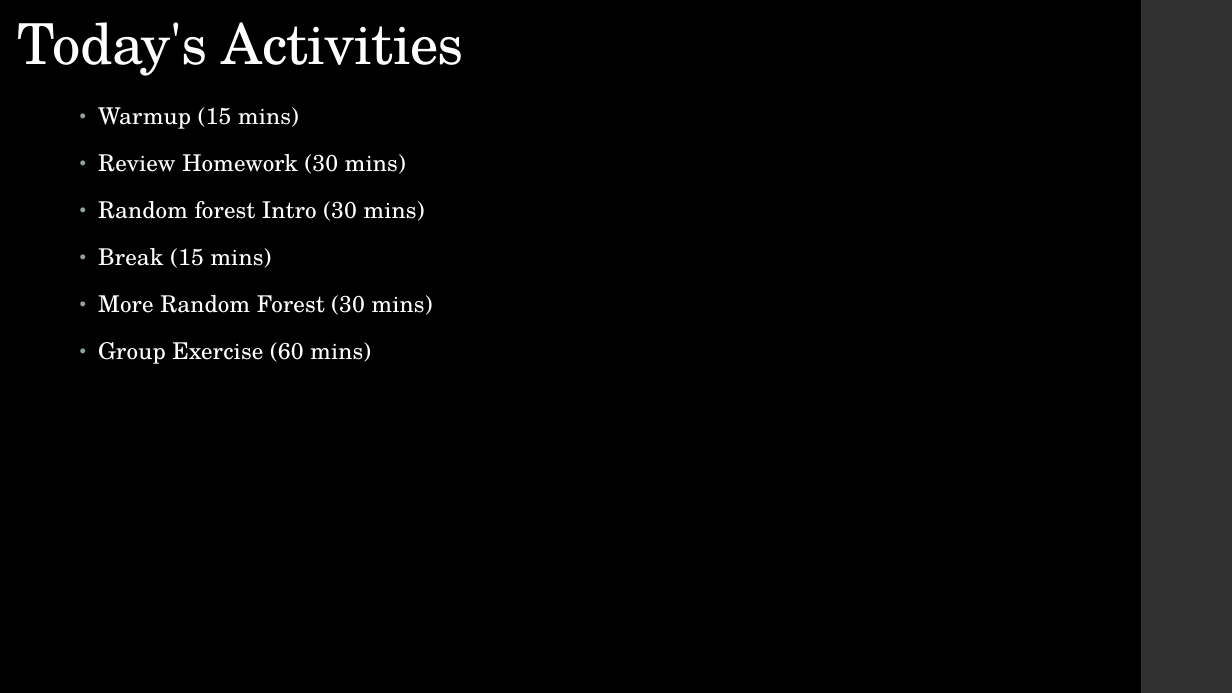
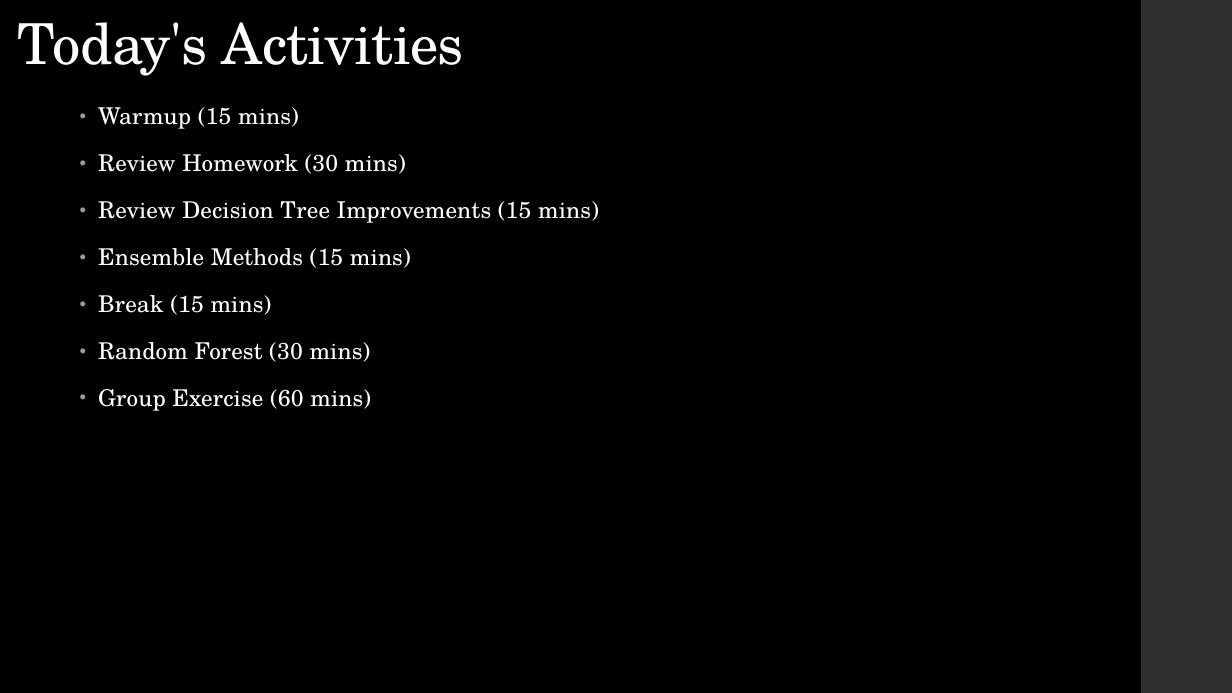
Before and after one commit to LaunchCoderGirlSTL/Data-Science-Assignments, a slide deck: slide 3 of course_material/week_17/week_17_presentation.pptx. Drawn at 1232x693 pixels with LibreOffice and Linux fonts; fonts in the diff are those of the drawing. Boxes give left, top, right and bottom in pixels: in the first picture for what was removed or moved away, otherwise in the second. Text is boxed around its words. In the diff, an @@ line names an element or a change of style, - is before the commit and + after.

```diff
--- a/course_material/week_17/week_17_presentation.pptx
+++ b/course_material/week_17/week_17_presentation.pptx
@@ text at (98,201,599,268): text changed @@
-• Random forest Intro (30 mins)
+• Review Decision Tree Improvements (15 mins)
+• Ensemble Methods (15 mins)
@@ text at (98,342,371,362): text changed @@
-• More Random Forest (30 mins)
+• Random Forest (30 mins)
```
Also in this commit, not shown: 10 slides added, 1 other file.
